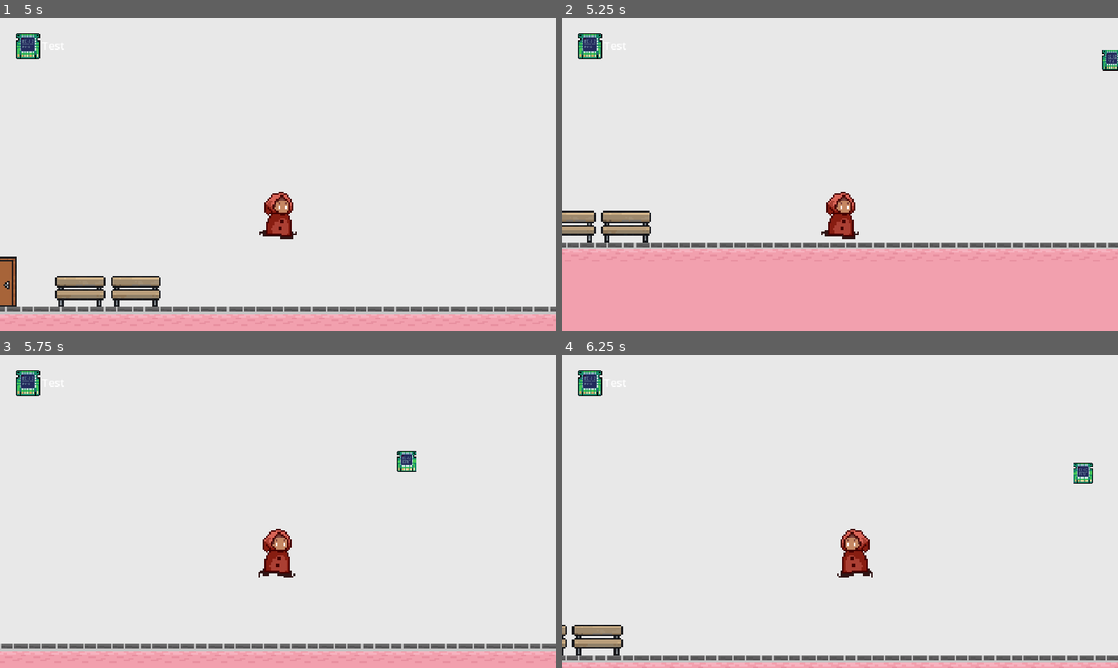
Above: before the commit, frames 1-4 (two rows, left to right).
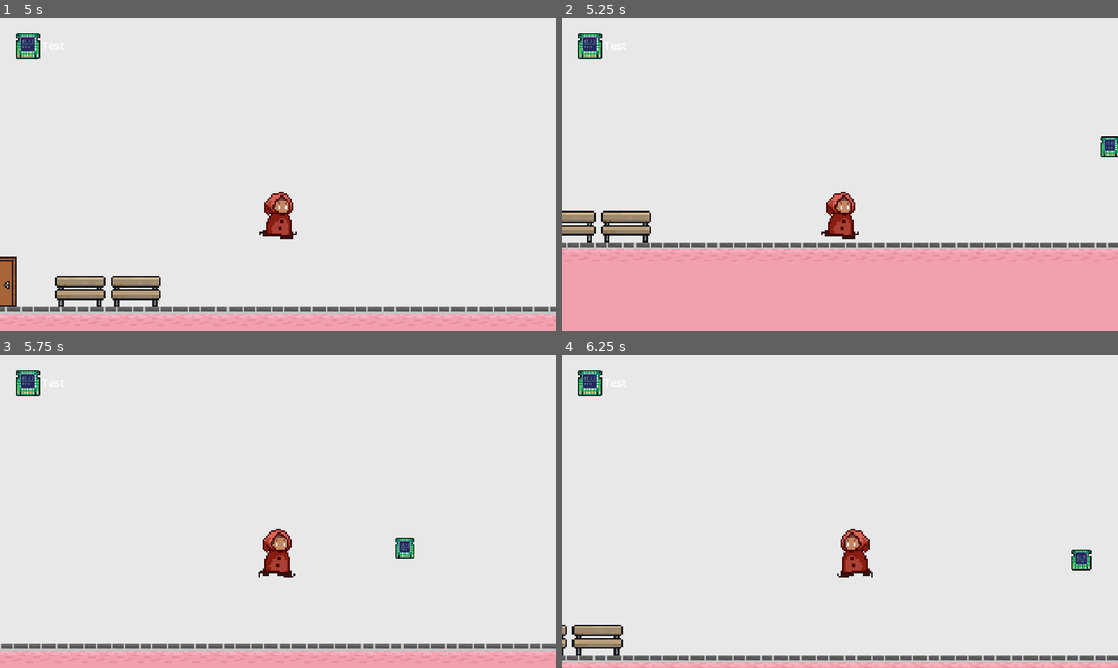
Above: after the commit, the same moments.

Repository: Alybaba07/Godot-Clicom
Game: Godot game, scene res://Assets/Scenes/main_menu.tscn
Same seed, same stepped clock (60 frames per second), same inputs: the game is played once before the commit and once after it. Sound files missing from this copy of the repository are replaced by a short silence.
Inputs (mouse positions are in pixels of both pictures, inside the frame that each line leads up to):
- Up to frame 1 (5 s): click (283, 124) at 0.5 s; click (177, 121) at 1.25 s; hold D (move_right) 2.03-3.53 s; tap Space (jump) at 2.27, 3.02, 4.52 s; hold A (move_left) 3.53-4.28 s; hold D (move_right) from 4.28 s (still down)
- Up to frame 2 (5.25 s): keep holding D (move_right)
- Up to frame 3 (5.75 s): keep holding D (move_right); tap Space (jump) at 5.27 s
- Up to frame 4 (6.25 s): release D (move_right) at 5.78 s; hold A (move_left) from 5.78 s (still down); tap Space (jump) at 6.02 s

Frame 1 is identical in both runs. In frame 2, 0.4% of the frame differs, in the area x 96-100%, y 10-45%; in frame 3, 0.4%; in frame 4, 0.5%, in the area x 91-96%, y 34-69%.

Commit message:
dqkjfnhk

Diff:
--- a/Assets/Scenes/Areas/area_1.tscn
+++ b/Assets/Scenes/Areas/area_1.tscn
@@ -596,7 +596,7 @@
 jump_power = 10.0
 
 [node name="object" parent="." unique_id=2002155083 instance=ExtResource("3_8wi1m")]
-position = Vector2(536, 407)
+position = Vector2(535, 457)
 
 [node name="object2" parent="." unique_id=1517098380 instance=ExtResource("3_8wi1m")]
 position = Vector2(632, 471)
@@ -605,6 +605,7 @@
 position = Vector2(680, 438)
 
 [node name="AreaChange" parent="." unique_id=481098005 instance=ExtResource("4_7fk0h")]
+z_index = 1
 position = Vector2(1576, 496)
 
 [node name="CanvasLayer" type="CanvasLayer" parent="." unique_id=648020375]
